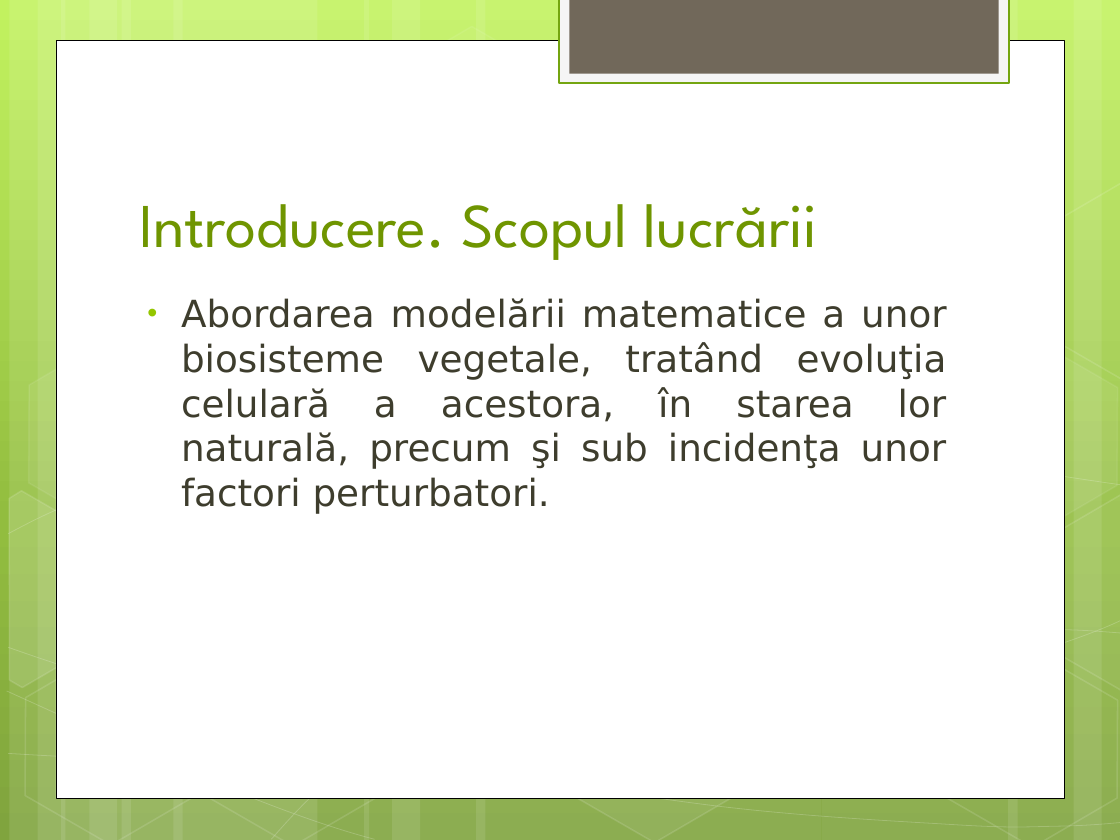
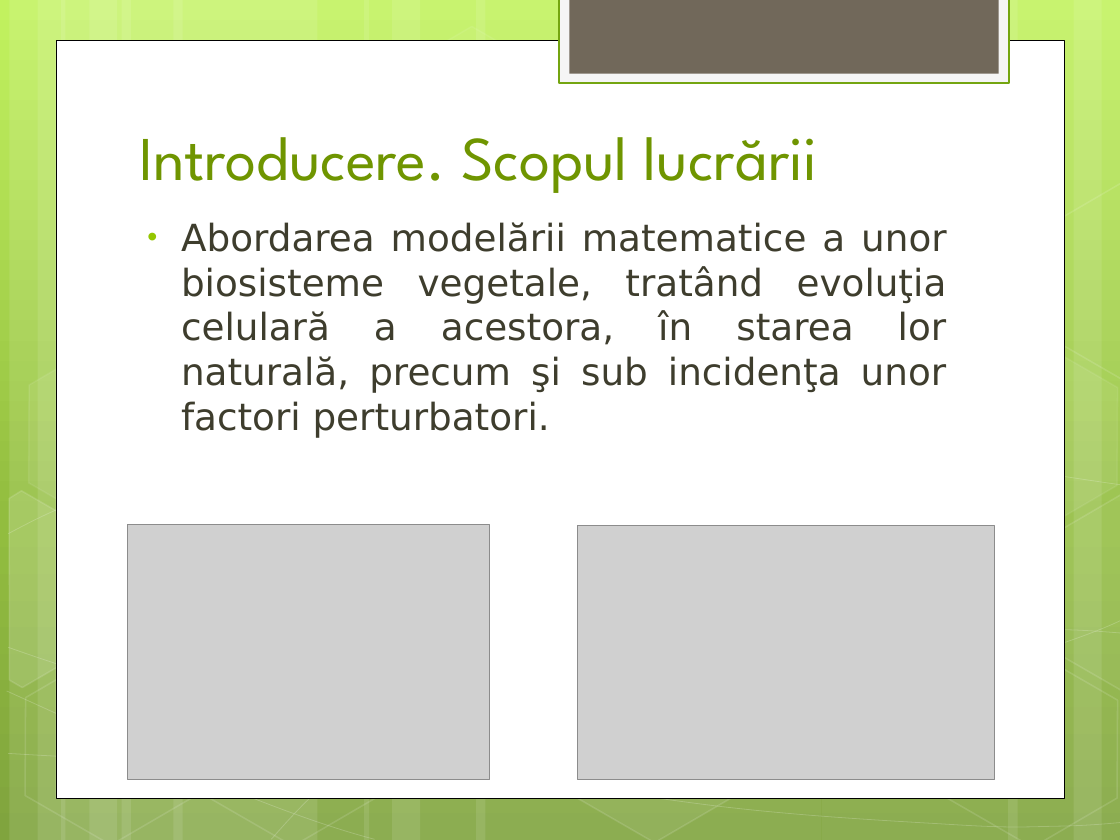
Before and after one commit to Sebi08/Licenta2017DarieSebastian, a slide deck: slide 3 of Darie Sebastian - Modelarea matematică a biosistemelor_final.pptx. Drawn at 1120x840 pixels with LibreOffice and Linux fonts; fonts in the diff are those of the drawing; grey boxes stand for pictures. Boxes give left, top, right and bottom in pixels: in the first picture for what was removed or moved away, otherwise in the second. Text is boxed around its words. In the diff, an @@ line names an element or a change of style, - is before the commit and + after.

```diff
--- a/Darie Sebastian - Modelarea matematică a biosistemelor_final.pptx
+++ b/Darie Sebastian - Modelarea matematică a biosistemelor_final.pptx
@@ title "Introducere. Scopul lucrării": place and size @@
-title "Introducere. Scopul lucrării" at (139, 204, 818, 260)
+title "Introducere. Scopul lucrării" at (139, 137, 818, 193)
@@ text "Abordarea modelării matematice a unor ...": place and size @@
-text "Abordarea modelării matematice a unor ..." at (181, 298, 947, 514)
+text "Abordarea modelării matematice a unor ..." at (181, 222, 947, 438)
@@ picture added at (128, 524, 489, 780) @@
@@ picture added at (578, 525, 996, 780) @@
```
Also in this commit, not shown: 3 other slides changed, 2 slides removed.
